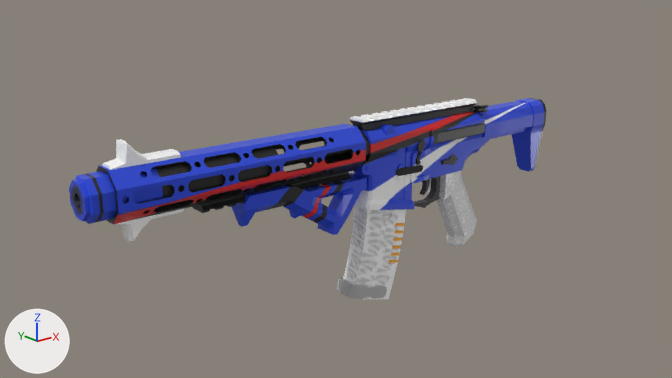
What one commit did to the Blender file HoneyBadger.blend.
The view is the same before and after, from the file's camera 'Camera'. Lighting does not change. The marker at lower left points along +X, +Y and +Z.
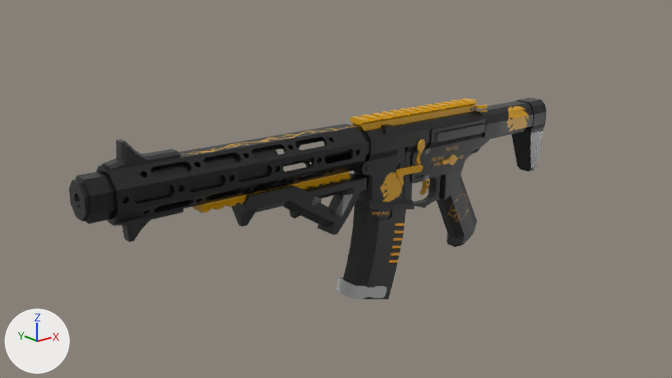
Edits to the bpy script that builds the scene:
```text
Add img_blackandgold_body_png:
    img_blackandgold_body_png = load_image('BlackAndGold_Body.png', 'BlackAndGold_Body.png', 2048, 2048, 'sRGB')
Add img_blackandgold_mag_png:
    img_blackandgold_mag_png = load_image('BlackAndGold_Mag.png', 'BlackAndGold_Mag.png', 2048, 2048, 'sRGB')
Change mat_material_001:
    mat_material_001.texture: img_protoenginer_mag_png -> img_blackandgold_mag_png
Change mat_material:
    mat_material.texture: img_protoenginer_body_png -> img_blackandgold_body_png
```

Boxes [x1, y1, x2, y2] around the edits, measured in the pictures (672 x 378 px):
'Cube', surface changed: [69, 98, 547, 247] in both
'Cube.002', surface changed (grey to black): [339, 205, 406, 299] in both
